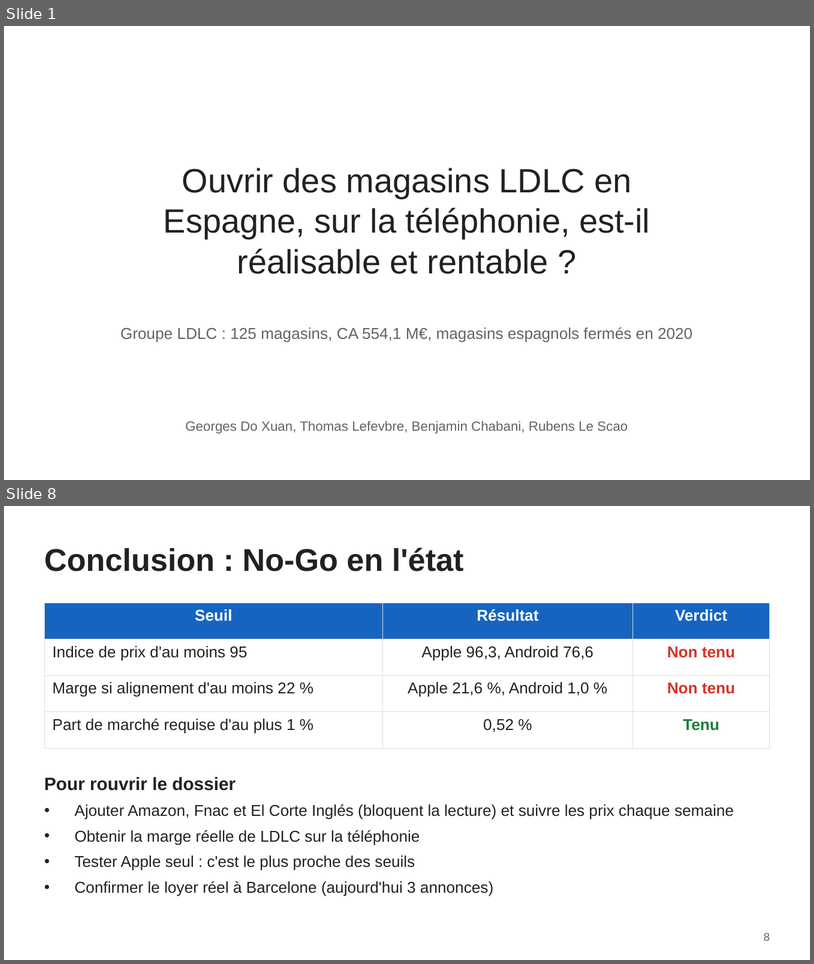
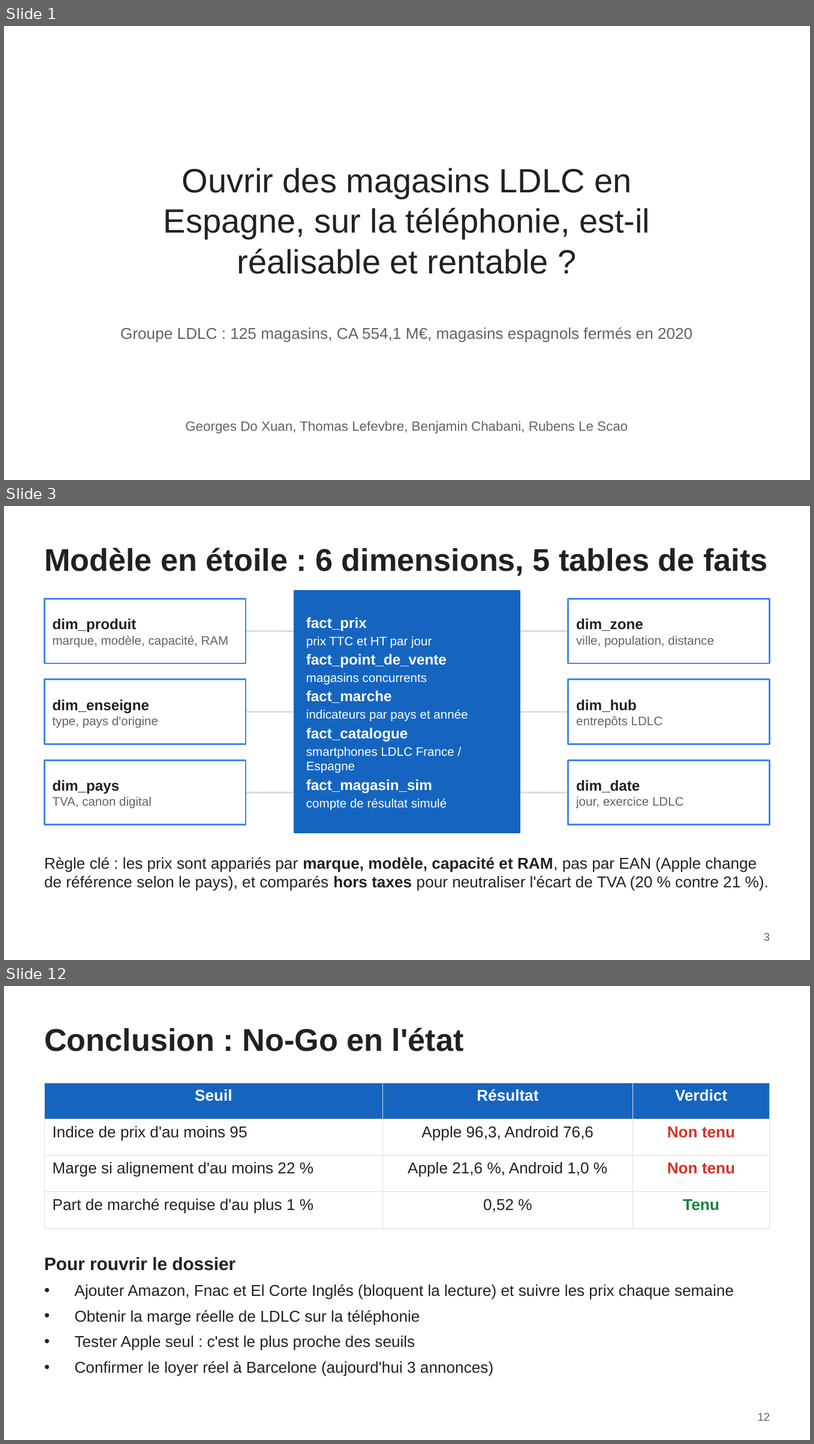
Before and after one commit to Chab-algo/LDLC-data, a slide deck: slides/LDLC_Espagne_Comex.pptx. Shown one above the other, each under a label of ours: slides 1 and 8 before the commit, slides 1, 3 and 12 after it; the slides between them are not shown. The pictures are 814x964 and 814x1444 pixels, drawn with LibreOffice and Linux fonts; fonts in the diff are those of the drawing. Boxes give left, top, right and bottom in pixels: in the first picture for what was removed or moved away, otherwise in the second. Text is boxed around its words. In the diff, an @@ line names an element or a change of style, - is before the commit and + after.

Commit message:
Deck Comex : slides sources, modèle en étoile, KPIs et synthèse IA (12 slides) ; docs/soutenance.md

```diff
--- a/slides/LDLC_Espagne_Comex.pptx
+++ b/slides/LDLC_Espagne_Comex.pptx
@@ slide 3 added at (4, 506, 810, 960), background #FFFFFF @@
@@ title added at (44, 547, 768, 576), 28 pt, text #202124, bold @@
+Modèle en étoile : 6 dimensions, 5 tables de faits
@@ rectangle added at (294, 591, 520, 832), fill #1565C0, outline #1565C0 1 pt @@
@@ rectangle added at (44, 599, 246, 663), fill #FFFFFF, outline #4285F4 1.5 pt @@
@@ rectangle added at (569, 599, 770, 663), fill #FFFFFF, outline #4285F4 1.5 pt @@
@@ text added at (53, 618, 229, 647), 11 pt, text #5F6368 @@
+dim_produit
+marque, modèle, capacité, RAM
@@ line added from (246, 631) to (294, 631), #DADCE0 1.5 pt @@
@@ line added from (294, 631) to (569, 631), #DADCE0 1.5 pt @@
@@ text added at (306, 617, 468, 810), 11 pt, text #FFFFFF @@
+fact_prix
+prix TTC et HT par jour
+fact_point_de_vente
+magasins concurrents
+fact_marche
+indicateurs par pays et année
+fact_catalogue
+smartphones LDLC France / Espagne
+fact_magasin_sim
+compte de résultat simulé
@@ text added at (576, 618, 714, 647), 11 pt, text #5F6368 @@
+dim_zone
+ville, population, distance
@@ rectangle added at (44, 679, 246, 744), fill #FFFFFF, outline #4285F4 1.5 pt @@
@@ rectangle added at (569, 679, 770, 744), fill #FFFFFF, outline #4285F4 1.5 pt @@
@@ text added at (53, 699, 158, 728), 11 pt, text #5F6368 @@
+dim_enseigne
+type, pays d'origine
@@ text added at (576, 699, 663, 728), 11 pt, text #5F6368 @@
+dim_hub
+entrepôts LDLC
@@ line added from (246, 712) to (294, 712), #DADCE0 1.5 pt @@
@@ line added from (294, 712) to (569, 712), #DADCE0 1.5 pt @@
@@ rectangle added at (44, 760, 246, 825), fill #FFFFFF, outline #4285F4 1.5 pt @@
@@ rectangle added at (569, 760, 770, 825), fill #FFFFFF, outline #4285F4 1.5 pt @@
@@ text added at (53, 780, 152, 808), 11 pt, text #5F6368 @@
+dim_pays
+TVA, canon digital
@@ line added from (246, 792) to (294, 792), #DADCE0 1.5 pt @@
@@ line added from (294, 792) to (569, 792), #DADCE0 1.5 pt @@
@@ text added at (576, 780, 684, 808), 11 pt, text #5F6368 @@
+dim_date
+jour, exercice LDLC
@@ text added at (44, 856, 757, 891), 14 pt, text #202124 @@
+Règle clé : les prix sont appariés par marque, modèle, capacité et RAM, pas par EAN (Apple change de référence selon le pays), et comparés hors taxes pour neutraliser l'écart de TVA (20 % contre 21 %).
@@ page number added at (764, 933, 770, 940), 10 pt, text #5F6368 @@
+3
@@ what was slide 8 is now slide 12 @@
@@ page number at (758, 1413, 770, 1420): text changed @@
-8
+12
```
Also in this commit, not shown: 6 slides changed, 3 other slides added, 2 other files.
